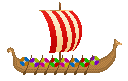
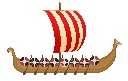
Two versions of the same layered image (128 × 81). Layer-by-layer changes:
added layer "Layer 15" above "Layer 11" over [43, 10, 86, 53]
painted on "Layer 11" over [20, 10, 99, 67]
